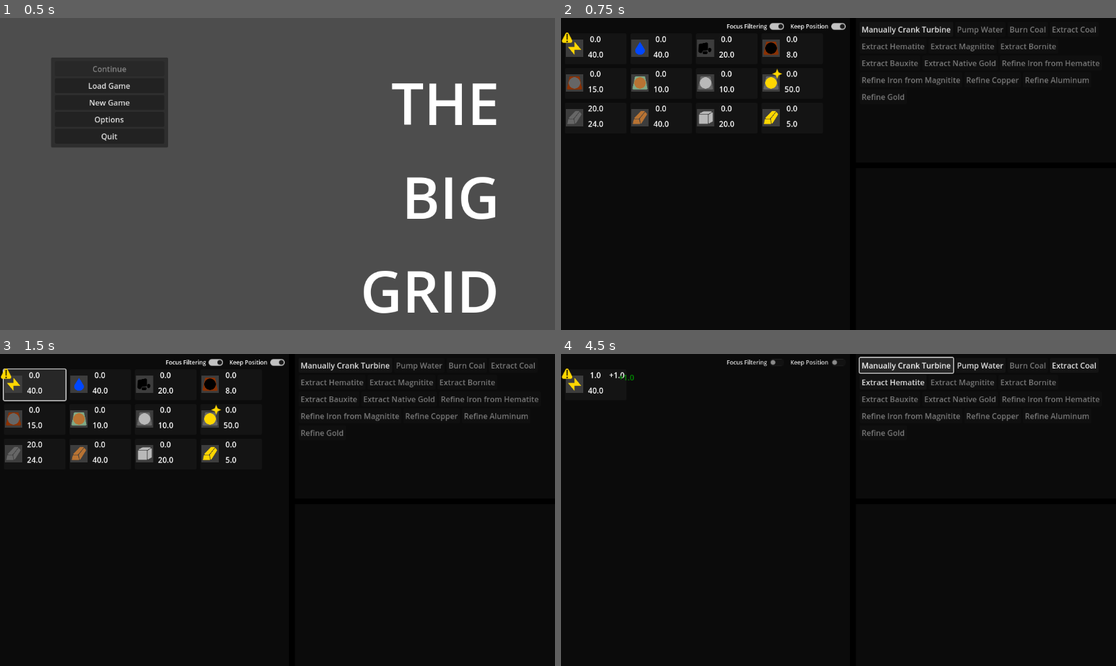
Above: before the commit, frames 1-4 (two rows, left to right).
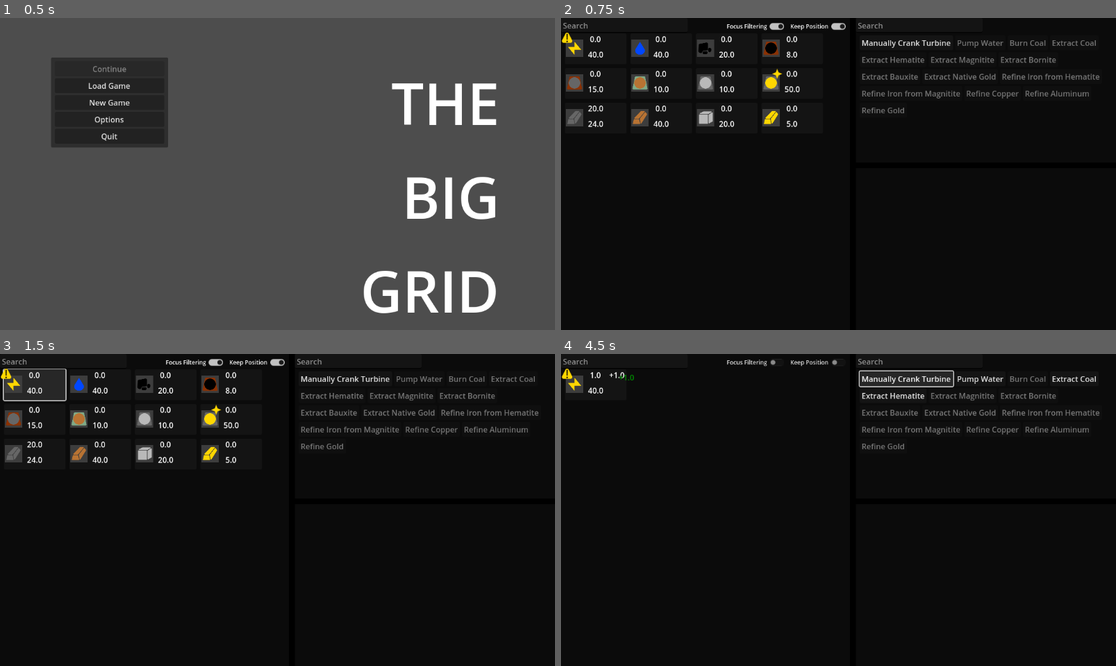
Above: after the commit, the same moments.

Repository: Carth501/The-Big-Grid
Game: Godot game, scene res://scenes/MainMenu.tscn
Same seed, same stepped clock (60 frames per second), same inputs: the game is played once before the commit and once after it.
Inputs:
- Up to frame 1 (0.5 s): no input
- Up to frame 2 (0.75 s): click "New Game" at 0.5 s
- Up to frame 3 (1.5 s): click "[center]0.0[/center]" at 1.25 s
- Up to frame 4 (4.5 s): click "[center]20.0[/center]" at 2 s; click "Keep Position" at 2.75 s; click "Focus Filtering" at 3.5 s; click "Manually Crank Turbine" at 4.25 s

Frame 1 is identical in both runs. In frame 2, 2.7% of the frame differs, in the area x 0-97%, y 1-31%; in frame 3, 2.7%; in frame 4, 3.3%, in the area x 0-97%, y 0-31%.

Commit message:
create search process for supplies

Diff:
--- a/scenes/Game.tscn
+++ b/scenes/Game.tscn
@@ -117,6 +117,11 @@
 text = "Focus Filtering"
 alignment = 2
 
+[node name="SupplySearch" type="LineEdit" parent="Display/MiddleSplit/SupplyBackground"]
+offset_right = 263.0
+offset_bottom = 31.0
+placeholder_text = "Search"
+
 [node name="RightSplit" type="VSplitContainer" parent="Display/MiddleSplit"]
 layout_mode = 2
 split_offset = 300
@@ -132,11 +137,18 @@
 supply_menu_container = NodePath("SupplyMenuScrollContainer")
 supply_menu = NodePath("SupplyMenuScrollContainer/MarginContainer/SupplyMenu")
 
+[node name="ActionSearch" type="LineEdit" parent="Display/MiddleSplit/RightSplit/ActionBackground"]
+layout_mode = 0
+offset_right = 263.0
+offset_bottom = 31.0
+placeholder_text = "Search"
+
 [node name="ActionScrollContainer" type="ScrollContainer" parent="Display/MiddleSplit/RightSplit/ActionBackground"]
 layout_mode = 1
 anchors_preset = 15
 anchor_right = 1.0
 anchor_bottom = 1.0
+offset_top = 28.0
 grow_horizontal = 2
 grow_vertical = 2
 follow_focus = true
@@ -161,6 +173,7 @@
 anchors_preset = 15
 anchor_right = 1.0
 anchor_bottom = 1.0
+offset_top = 28.0
 grow_horizontal = 2
 grow_vertical = 2
 
@@ -182,6 +195,7 @@
 anchors_preset = 15
 anchor_right = 1.0
 anchor_bottom = 1.0
+offset_top = 28.0
 grow_horizontal = 2
 grow_vertical = 2
 
@@ -294,7 +308,8 @@
 filter_foreman = NodePath("../FilterForeman")
 developments_enabled = false
 
-[node name="FilterForeman" parent="Logic" instance=ExtResource("9_iev5w")]
+[node name="FilterForeman" parent="Logic" node_paths=PackedStringArray("supply_collection") instance=ExtResource("9_iev5w")]
+supply_collection = NodePath("../SupplyCollection")
 
 [node name="OptionsOverseer" type="Node" parent="Logic"]
 script = ExtResource("12_oy6by")
@@ -310,6 +325,7 @@
 
 [connection signal="toggled" from="Display/MiddleSplit/SupplyBackground/KeepPositionControl/KeepPositionToggle" to="Logic/OptionsOverseer" method="set_keep_positions"]
 [connection signal="toggled" from="Display/MiddleSplit/SupplyBackground/FocusFilteringControl/FocusFilteringToggle" to="Logic/OptionsOverseer" method="set_focus_filtering"]
+[connection signal="text_changed" from="Display/MiddleSplit/SupplyBackground/SupplySearch" to="Logic/FilterForeman" method="set_search_filter"]
 [connection signal="close_action_menu" from="Display/MiddleSplit/RightSplit/ActionBackground/ActionMenuScrollContainer/MarginContainer/ActionMenu" to="Display/MiddleSplit/RightSplit/ActionBackground" method="open_actions_display"]
 [connection signal="close_supply_menu" from="Display/MiddleSplit/RightSplit/ActionBackground/SupplyMenuScrollContainer/MarginContainer/SupplyMenu" to="Display/MiddleSplit/RightSplit/ActionBackground" method="open_actions_display"]
 [connection signal="pressed" from="Display/SaveFilePanel" to="." method="toggle_save_file_panel"]
--- a/scripts/display/FilterForeman.gd
+++ b/scripts/display/FilterForeman.gd
@@ -2,9 +2,11 @@
 
 signal update_filter(filter : Dictionary)
 
+@export var supply_collection : Supply_Collection
 var primary_filter : Dictionary
 var secondary_filter : Dictionary
 var secondary_filter_enabled := true
+var search_term : String
 
 func set_primary_filter(filter : Dictionary):
 	primary_filter = filter
@@ -24,14 +26,42 @@
 
 func choose_filter():
 	if(primary_filter != {}):
-		apply_filter(primary_filter)
+		var filter = concatenate_search_filter(primary_filter)
+		apply_filter(filter)
 	elif(secondary_filter != {} && secondary_filter_enabled):
-		apply_filter(secondary_filter)
+		var filter = concatenate_search_filter(secondary_filter)
+		apply_filter(filter)
+	elif(search_term != null && search_term != ""):
+		var all_supplies = supply_collection.get_all_supply_ids()
+		var filter = filter_search_exclusive(all_supplies)
+		apply_filter(filter)
 	else:
 		apply_filter({})
+
+func concatenate_search_filter(filter : Dictionary) -> Dictionary:
+	if(search_term == null || search_term == ""):
+		return filter
+	var new_filter = {}
+	for supply_id in filter:
+		var supply_name = SupplyTranslatorSingle.get_supply_name(supply_id)
+		if(supply_name.to_lower().contains(search_term.to_lower())):
+			new_filter[supply_id] = filter[supply_id]
+	return new_filter
+
+func filter_search_exclusive(id_list : Array[String]) -> Dictionary:
+	var new_filter = {}
+	for id in id_list:
+		var supply_name = SupplyTranslatorSingle.get_supply_name(id)
+		if(supply_name.to_lower().contains(search_term.to_lower())):
+			new_filter[id] = {}
+	return new_filter
 
 func apply_filter(filter : Dictionary):
 	update_filter.emit(filter)
 
 func set_secondary_filter_active(setting : bool):
 	secondary_filter_enabled = setting
+
+func set_search_filter(new_search_term : String):
+	search_term = new_search_term
+	choose_filter()
--- a/scripts/display/SupplyCollectionDisplay.gd
+++ b/scripts/display/SupplyCollectionDisplay.gd
@@ -22,8 +22,11 @@
 			var supply_display = supply_display_catalogue[supply_display_id]
 			if(new_filter.has(supply_display_id)):
 				supply_display.show_supply(true)
-				var deltas = new_filter[supply_display_id].deltas
-				supply_display.set_delta_display(deltas)
+				if(new_filter[supply_display_id].has("deltas")):
+					var deltas = new_filter[supply_display_id].deltas
+					supply_display.set_delta_display(deltas)
+				else:
+					supply_display.clear_delta_display()
 			else:
 				supply_display.show_supply(false)
 				supply_display.clear_delta_display()
--- a/scripts/logic/SupplyCollection.gd
+++ b/scripts/logic/SupplyCollection.gd
@@ -82,8 +82,12 @@
 	selection_mode = true
 
 func select_supply(id : String):
-	print(str(id, " triggered select"))
 	if(selection_mode):
-		print(str(id, " triggered select while in selection_mode"))
 		variable_selection.emit(id)
 		selection_mode = false
+
+func get_all_supply_ids() -> Array[String]:
+	var supply_ids : Array[String] = []
+	for id in supplies:
+		supply_ids.append(id)
+	return supply_ids
